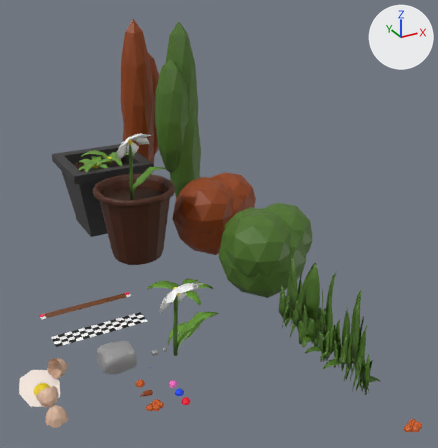
The Blender file art/environment.blend, before and after one commit.
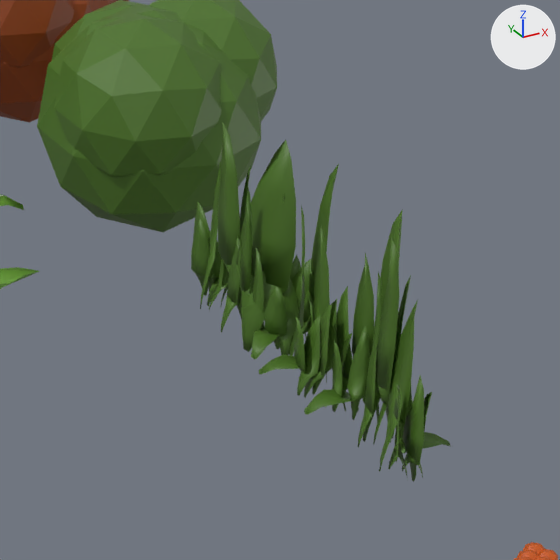
Each version appears first whole from a 50 mm lens placed at (-19.3, -87.8, 69.3), pointed at (38.8, 17.7, 16.5), and next in a close-up on the part from 47% to 97% of the width and 46% to 95% of the height. The axes (+X, +Y, +Z) are drawn at upper right. The lights are the same throughout.

The first close-up shows 'bush.001', 'bush.002', 'grass_tuff.005'.
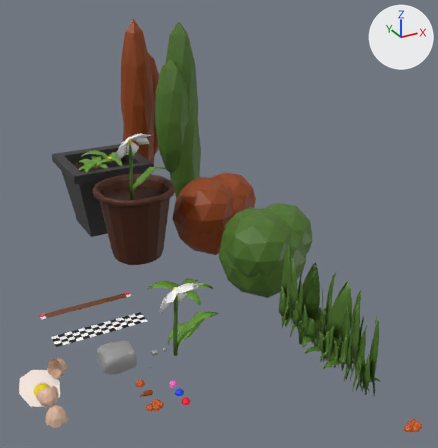
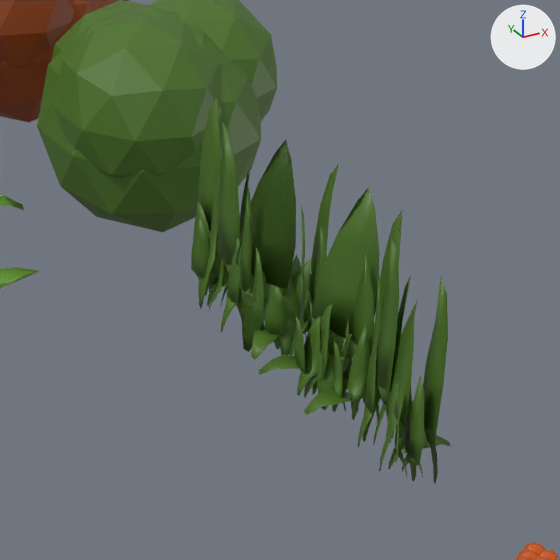
Where the newer file only moved an object's origin or applied its transform, the numbers keep the older frame.

Where the change shows, as pixel boxes (x1, y1, x2, y2) in the close-ups (560 x 560 px):
'grass_tuff.005', reshaped (8% taller): before (191, 122, 450, 482); after (191, 97, 450, 485)
part 1 of me_plane_019, added (green): after (423, 276, 448, 485)
part 2 of me_plane_019, added (green): after (198, 97, 221, 307)
part 3 of me_plane_019, added (green): after (236, 140, 380, 410)

The change in detail:
me_plane_019 is used by ob_grass_tuff_005; location (43.96, -23.86, 0.0).
me_plane_019 had 1255 vertices, 665 faces and spanned x -3.3..4.1, y -3.6..25.3, z -0.4..17.4.
me_plane_019 now has 1349 vertices, 707 faces and spans x -3.3..4.1, y -3.9..25.3, z -0.8..17.6.
me_plane_019 part 1: the loose piece of 23 vertices spanning x -1.2..1.2, y 0.4..3.2, z -0.2..17.4 is copied, and the copy is moved by (0.3, -4.3, -0.6); it spans x -0.9..1.5, y -3.9..-1.2, z -0.8..16.8.
me_plane_019 part 2: a new loose piece of 23 vertices spanning x -0.7..1.1, y 22.2..25.1, z -0.3..17.3, in mat_palette256_001 (picture img_palette256_png_001).
Part 3, on me_plane_019:
48 vertices are added at x -1.2..1.7, y 5.0..18.6, z -0.2..17.6.
20 new faces join them.
